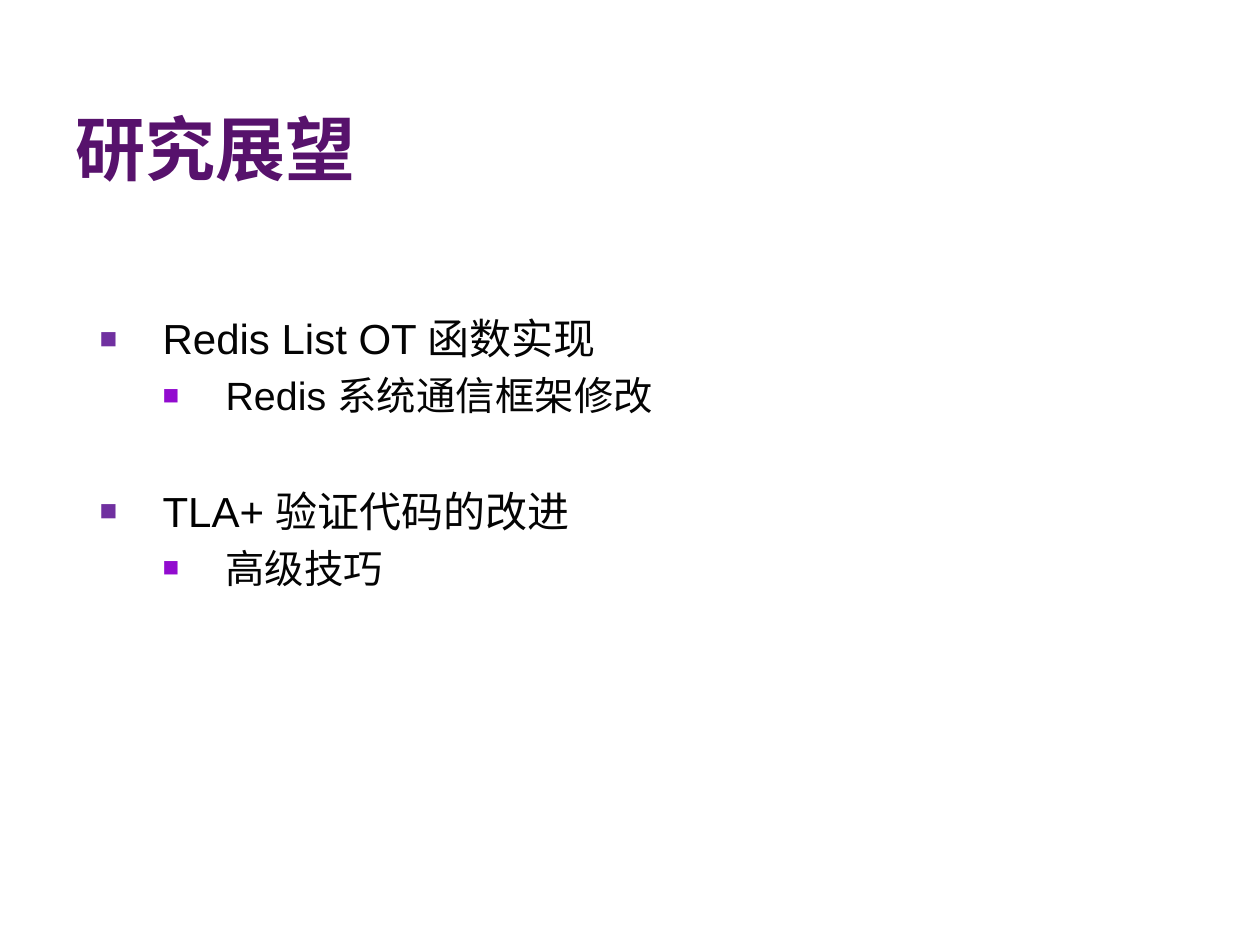
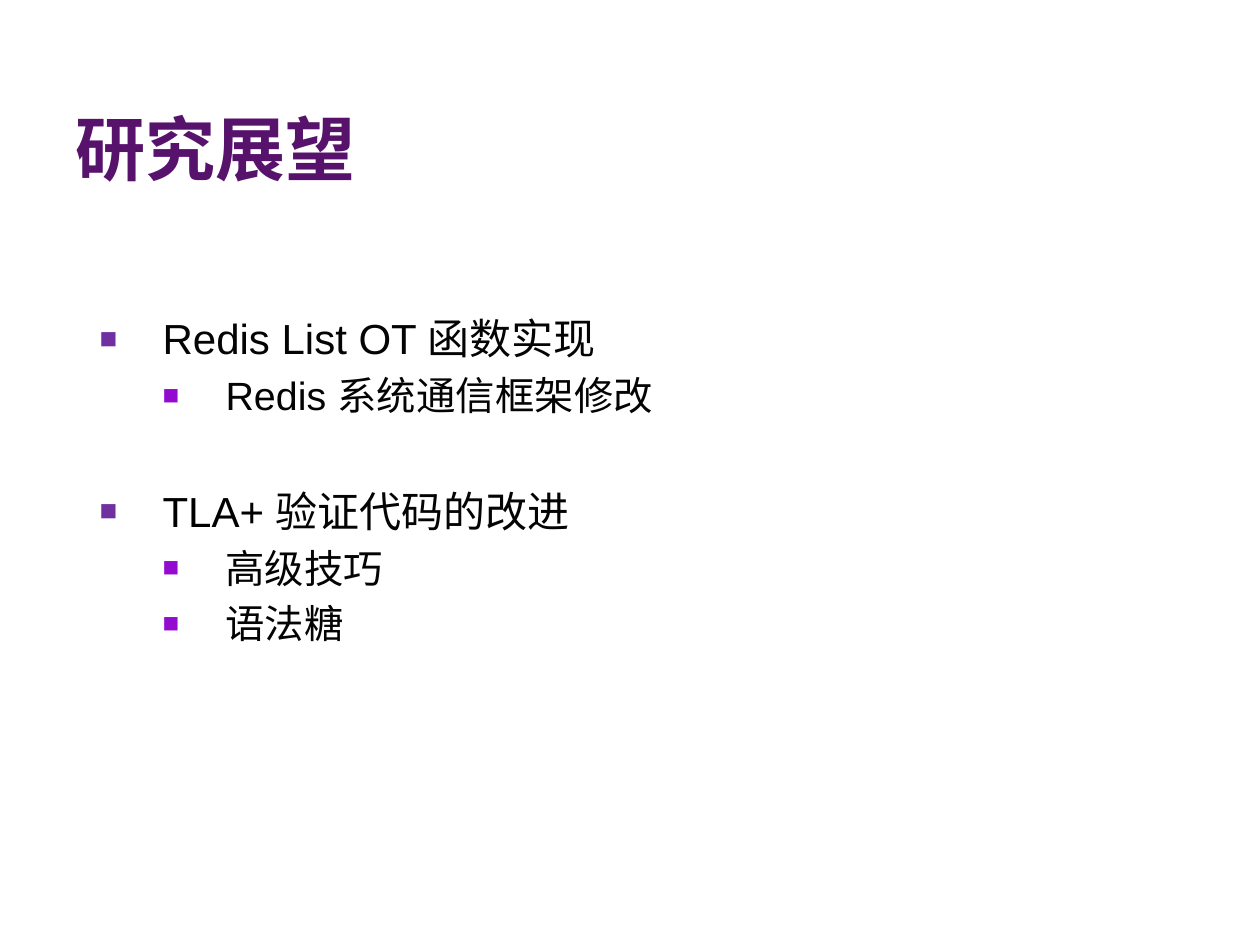
Before and after one commit to JYwellin/-Redis-List-OT-, a slide deck: slide 22 of 答辩ppt/纪业.pptx. Drawn at 1260x945 pixels with LibreOffice and Linux fonts; fonts in the diff are those of the drawing; background and template pictures are left out. Boxes give left, top, right and bottom in pixels: in the first picture for what was removed or moved away, otherwise in the second. Text is boxed around its words. In the diff, an @@ line names an element or a change of style, - is before the commit and + after.

```diff
--- a/答辩ppt/纪业.pptx
+++ b/答辩ppt/纪业.pptx
@@ text at box(226, 605, 344, 641): paragraph added @@
+    ■ 语法糖
```
Also in this commit, not shown: 4 other slides changed, 23 other files.
